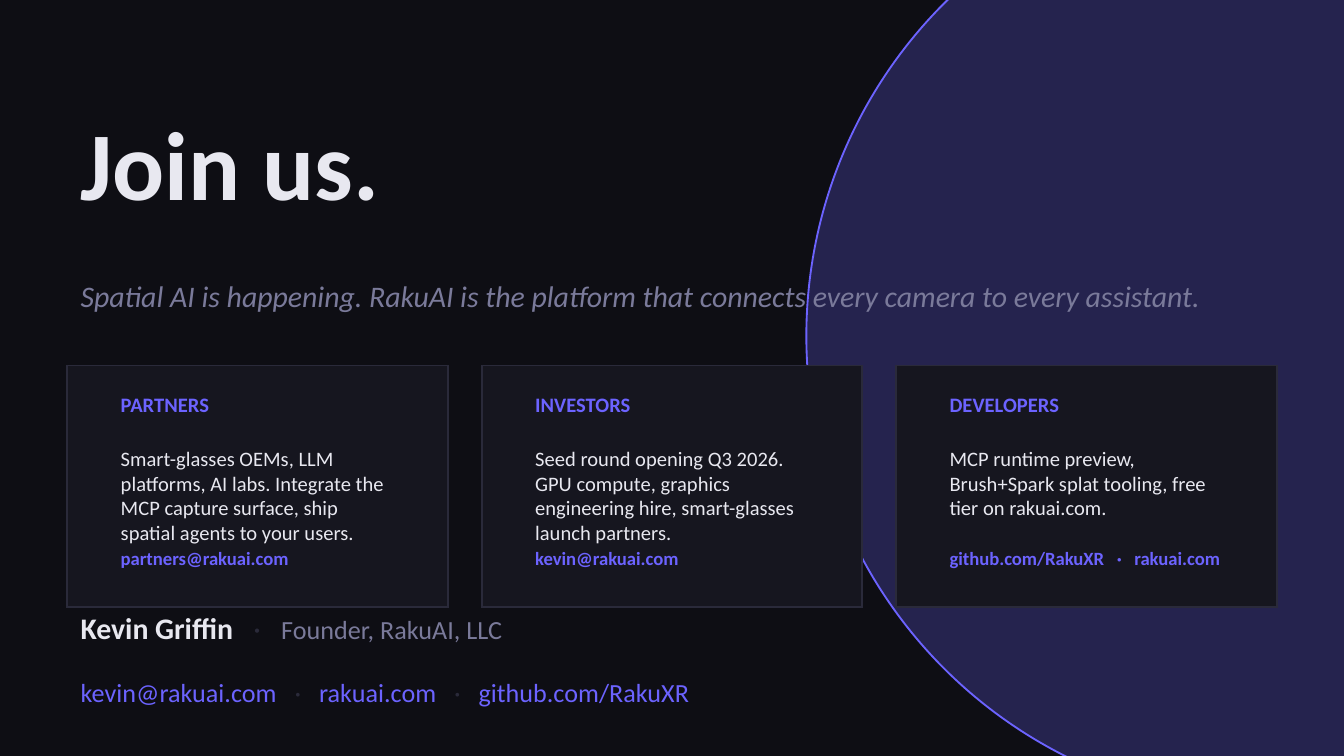
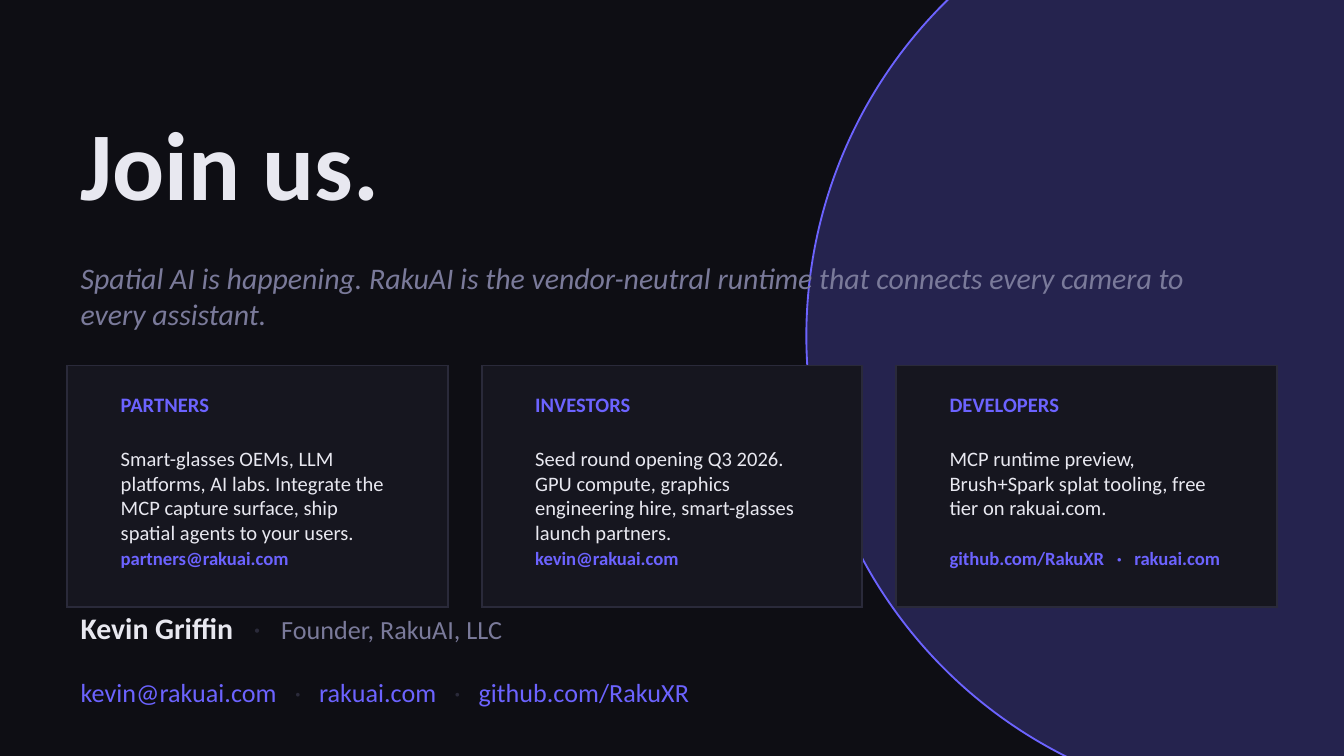
Before and after one commit to RakuXR/rakuxr.github.io, a slide deck: slide 12 of deck.pptx. Drawn at 1344x756 pixels with LibreOffice and Linux fonts; fonts in the diff are those of the drawing. Boxes give left, top, right and bottom in pixels: in the first picture for what was removed or moved away, otherwise in the second. Text is boxed around its words. In the diff, an @@ line names an element or a change of style, - is before the commit and + after.

```diff
--- a/deck.pptx
+++ b/deck.pptx
@@ text at (81, 264, 1184, 330): text changed @@
-Spatial AI is happening. RakuAI is the platform that connects every camera to every assistant.
+Spatial AI is happening. RakuAI is the vendor-neutral runtime that connects every camera to every assistant.
```
Also in this commit, not shown: 7 other slides changed, 1 other file.
